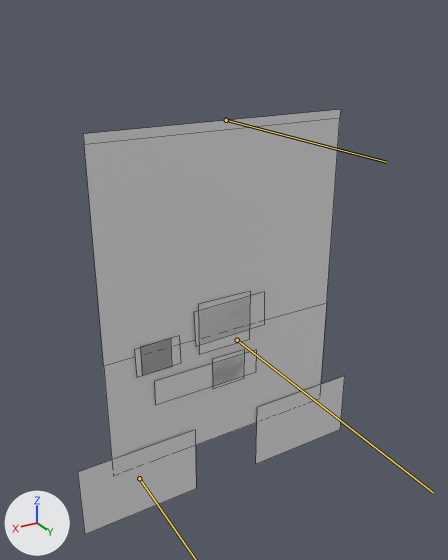
Renders of the Blender file Finger Guns/Assets/Art/Enemies/Beegman/Beegman.blend from each side of a commit.
The view is the same before and after, from a 50 mm lens placed at (1.48, 2.44, 2.39), pointed at (-0.01, -0.03, 1.15). Lighting does not change. The marker at lower left points along +X, +Y and +Z. The bones that change are drawn over the model as lines. Mesh edges are drawn as thin lines.

Objects in the first picture: 'Beegman'.
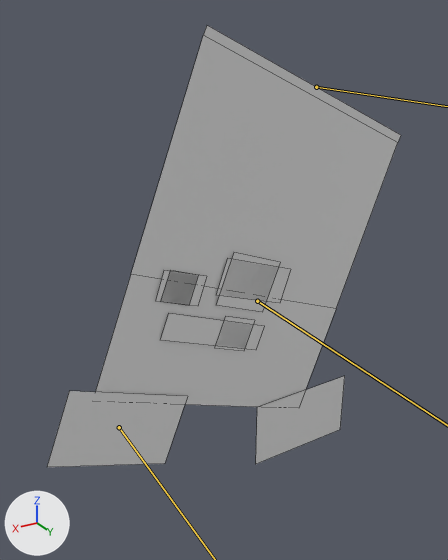
The newer file adds an action. The first version stands in its rest pose; the second is drawn at frame 7 of the action 'Stomp'.

Location of each change, [x1, y1, x2, y2] in pixels of the pictures (448 x 560 px):
'Beegman', posed (32% wider)
    before: [78, 109, 345, 534]
    after: [47, 25, 401, 467]

Edits to the bpy script that builds the scene:
```text
Change bone_foot_r:
    where bone_foot_r = bpy.data.objects['Rig_Beegman'].pose.bones['Foot.R']  # child of 'Main Mover'
    bone_foot_r.location: (0.0, 0.0, 0.0) -> (0.089, 0.0, 0.358)
    bone_foot_r.rotation_quaternion: (1.0, 0.0, 0.0, 0.0) -> (0.983, 0.0, -0.185, 0.0)  # degrees (0, 0, 0) -> degrees (0, -21, 0)
Change bone_body:
    where bone_body = bpy.data.objects['Rig_Beegman'].pose.bones['Body']  # child of 'Main Mover'
    bone_body.location: (0.0, 0.0, 0.0) -> (-0.119, 0.0, 0.187)
    bone_body.rotation_quaternion: (1.0, 0.0, 0.0, 0.0) -> (0.983, 0.0, -0.185, 0.0)  # degrees (0, 0, 0) -> degrees (0, -21, 0)
Change bone_head_top:
    where bone_head_top = bpy.data.objects['Rig_Beegman'].pose.bones['Head_Top']  # child of 'Body'
    bone_head_top.rotation_quaternion: (1.0, 0.0, 0.0, 0.0) -> (0.997, 0.0, -0.066, 0.0)  # degrees (0, 0, 0) -> degrees (0, -8, 0)
```
